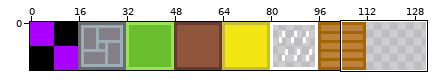
Sprite sheet: res/textures/tileatlas.png. Above: a wide view before the commit, with the close-up outlined.
Close-up. Before:
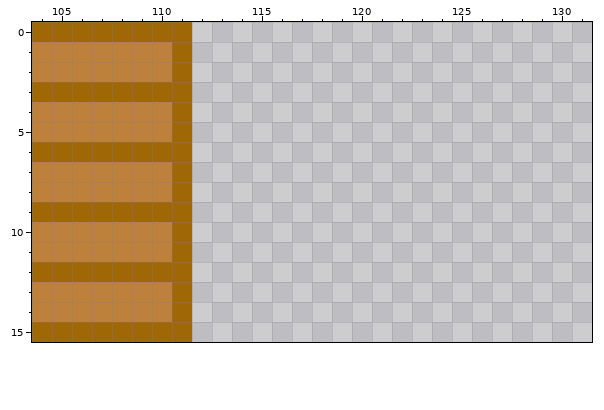
The file is 256x16 pixels. Shown: x 104..131, y 0..15. The wide view leaves out empty margins.
New version:
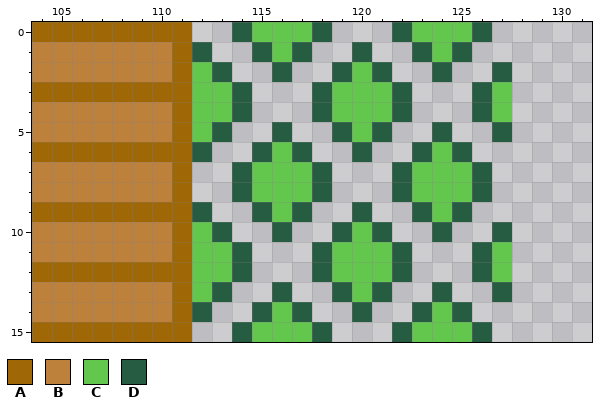
Palette (. is transparent): A #a06706  B #be813c  C #63c74d  D #265c42
Edits made:
@@ x 104..131 @@
- 0 AAAAAAAA....................
- 1 BBBBBBBA....................
- 2 BBBBBBBA....................
- 3 AAAAAAAA....................
- 4 BBBBBBBA....................
- 5 BBBBBBBA....................
- 6 AAAAAAAA....................
- 7 BBBBBBBA....................
- 8 BBBBBBBA....................
- 9 AAAAAAAA....................
-10 BBBBBBBA....................
-11 BBBBBBBA....................
-12 AAAAAAAA....................
-13 BBBBBBBA....................
-14 BBBBBBBA....................
-15 AAAAAAAA....................
+ 0 AAAAAAAA..DCCCD...DCCCD.....
+ 1 BBBBBBBAD..DCD..D..DCD......
+ 2 BBBBBBBACD..D..DCD..D..D....
+ 3 AAAAAAAACCD...DCCCD...DC....
+ 4 BBBBBBBACCD...DCCCD...DC....
+ 5 BBBBBBBACD..D..DCD..D..D....
+ 6 AAAAAAAAD..DCD..D..DCD......
+ 7 BBBBBBBA..DCCCD...DCCCD.....
+ 8 BBBBBBBA..DCCCD...DCCCD.....
+ 9 AAAAAAAAD..DCD..D..DCD......
+10 BBBBBBBACD..D..DCD..D..D....
+11 BBBBBBBACCD...DCCCD...DC....
+12 AAAAAAAACCD...DCCCD...DC....
+13 BBBBBBBACD..D..DCD..D..D....
+14 BBBBBBBAD..DCD..D..DCD......
+15 AAAAAAAA..DCCCD...DCCCD.....
